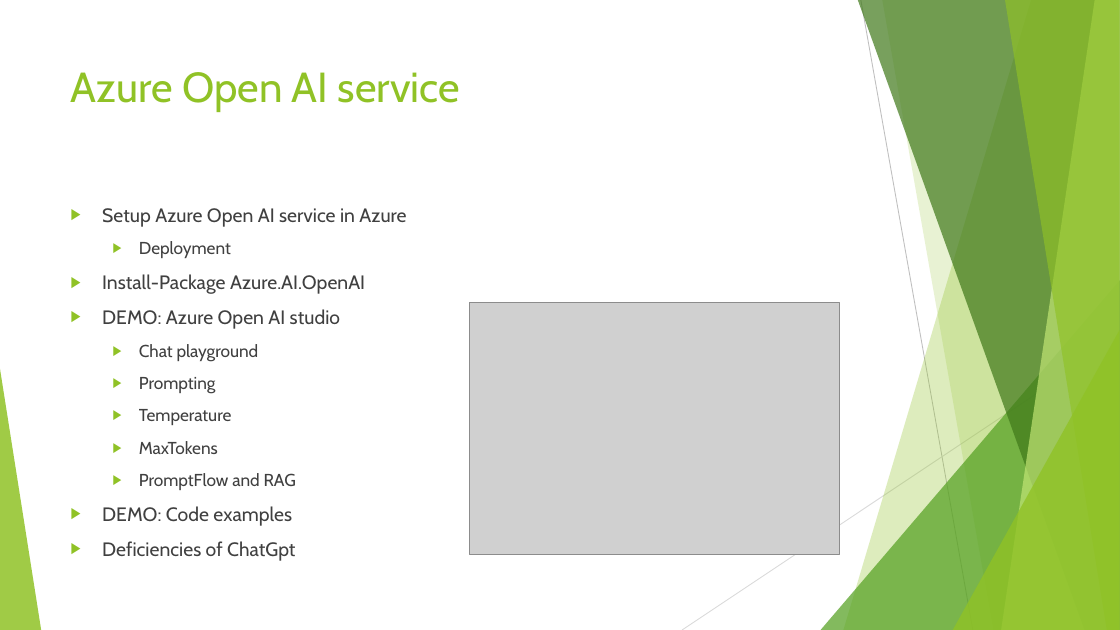
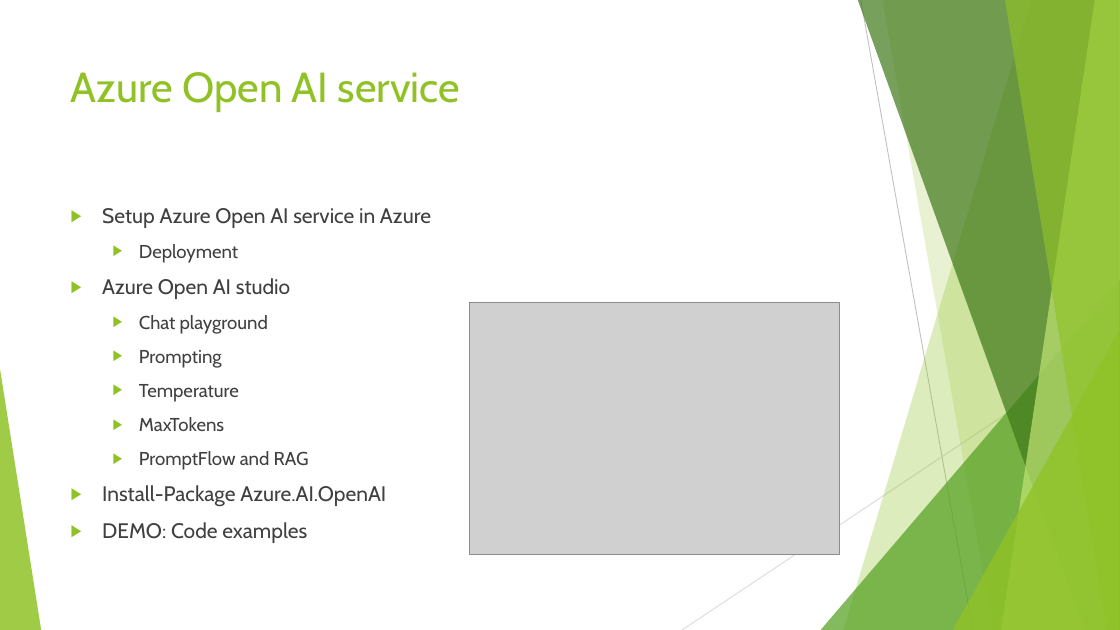
Before and after one commit to johnstaveley/JaaS, a slide deck: slide 12 of JaaS.pptx (slide 10 before the commit). Drawn at 1120x630 pixels with LibreOffice and Linux fonts; fonts in the diff are those of the drawing; grey boxes stand for pictures. Boxes give left, top, right and bottom in pixels: in the first picture for what was removed or moved away, otherwise in the second. Text is boxed around its words. In the diff, an @@ line names an element or a change of style, - is before the commit and + after.

```diff
--- a/JaaS.pptx
+++ b/JaaS.pptx
@@ text at (102,208,431,543): size 16.6 to 18 pt in "Setup Azure Open AI service in Azure", "DEMO: Code examples"; size 14.8 to 16 pt in "Deployment", "Chat playground", "Prompting", "Temperature" and 2 more places @@
@@ text at (102,278,290,299): text changed; size 16.6 to 18 pt @@
-▶ Install-Package Azure.AI.OpenAI
-▶ DEMO: Azure Open AI studio
+▶ Azure Open AI studio
@@ text at (102,485,386,507): paragraph added @@
+▶ Install-Package Azure.AI.OpenAI
@@ text at (102,541,295,561): paragraph removed @@
-▶ Deficiencies of ChatGpt
```
Also in this commit, not shown: 2 slides added.
